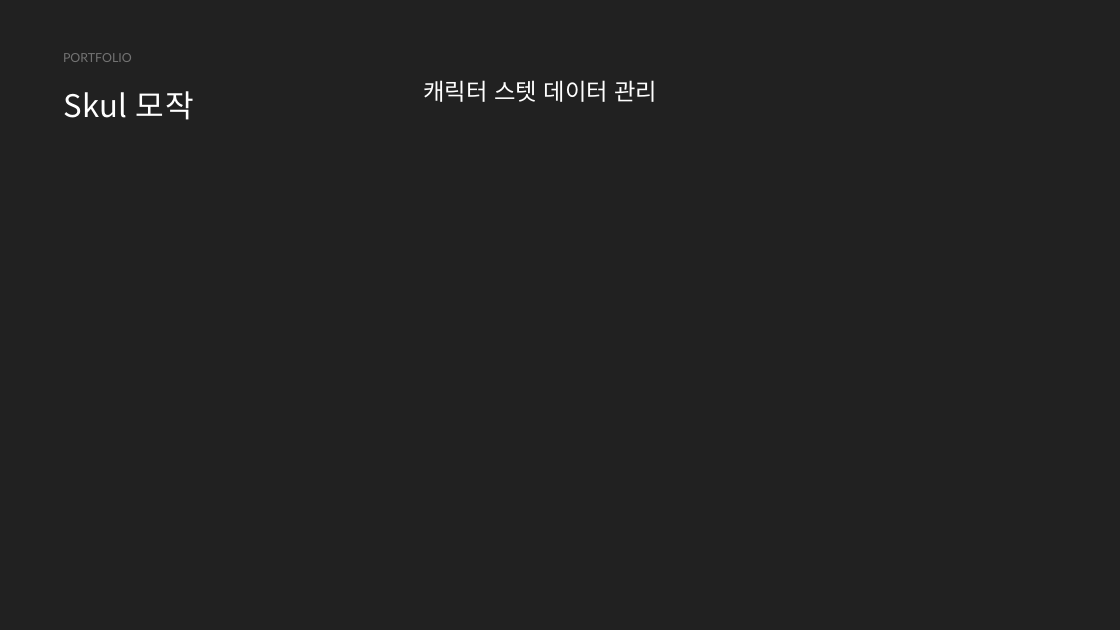
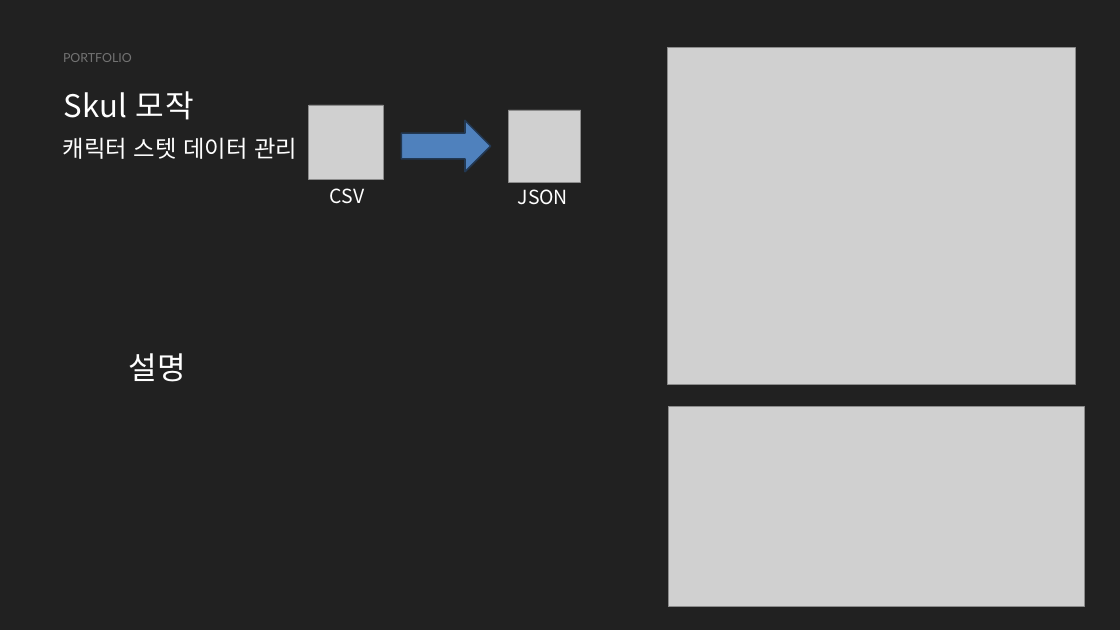
Before and after one commit to hanabi2356/Skul, a slide deck: slide 6 of 포트폴리오.pptx. Drawn at 1120x630 pixels with LibreOffice and Linux fonts; fonts in the diff are those of the drawing; grey boxes stand for pictures. Boxes give left, top, right and bottom in pixels: in the first picture for what was removed or moved away, otherwise in the second. Text is boxed around its words. In the diff, an @@ line names an element or a change of style, - is before the commit and + after.

```diff
--- a/포트폴리오.pptx
+++ b/포트폴리오.pptx
@@ picture added at <box>668,48,1075,385</box> @@
@@ picture added at <box>309,105,383,179</box> @@
@@ picture added at <box>508,110,581,182</box> @@
@@ text "캐릭터 스텟 데이터 관리": place and size @@
-text "캐릭터 스텟 데이터 관리" at <box>423,80,657,102</box>
+text "캐릭터 스텟 데이터 관리" at <box>63,137,297,159</box>
@@ down arrow added at <box>402,120,491,172</box>, fill #4F81BD, outline #233953 2 pt @@
@@ text added at <box>330,188,365,204</box>, 25 pt, text #FFFFFF @@
+CSV
@@ text added at <box>518,189,568,205</box>, 25 pt, text #FFFFFF @@
+JSON
@@ text added at <box>129,353,187,382</box>, 40 pt, text #FFFFFF @@
+설명
@@ picture added at <box>668,406,1084,606</box> @@
```
Also in this commit, not shown: 6 other slides changed.
